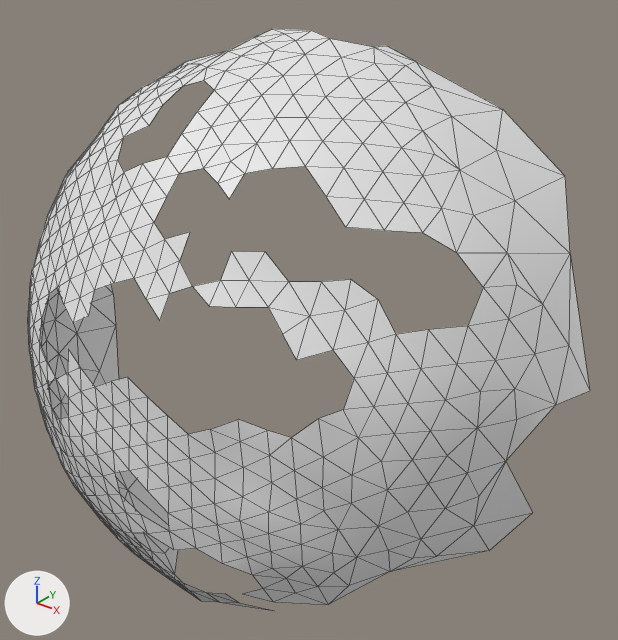
An edit to the OBJ model res/final/onecam_fullvolume/07/cleanedup/FullVolium.000139.obj, drawn before and after from the same camera.
The view is the same before and after, from a 50 mm camera at (367.4, 532.9, -62.0) aimed at (248.9, 681.0, -153.9). The axes (+X, +Y, +Z) are drawn at lower left. The lights are the same throughout. Mesh edges are drawn as thin lines. Where no turn or scale is listed for an object, it has been applied to the vertices.

Names of what the first picture shows: 'FullVolium.000139'.
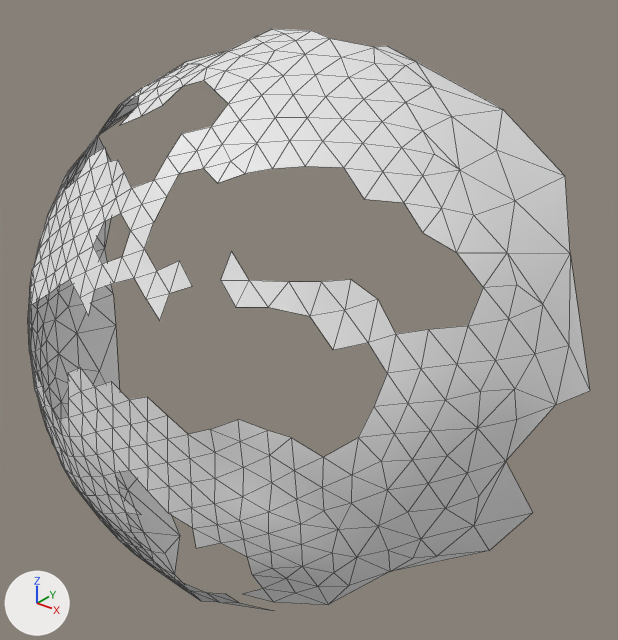
Pixel boxes (x1, y1, x2, y2) of what changed, in the pictures (618 x 640 px):
part 1 of me_fullvolium_000139, deleted: before (30, 90, 423, 457)
part 2 of me_fullvolium_000139, deleted: before (126, 513, 252, 575)

Diff of the bpy script that builds the scene:
```diff
--- a/res/final/onecam_fullvolume/07/cleanedup/FullVolium.000139.obj.py
+++ b/res/final/onecam_fullvolume/07/cleanedup/FullVolium.000139.obj.py
@@ me_fullvolium_000139 @@
 # used by ob_fullvolium_000139; location = (0.0, 0.0, 0.0)
-me_fullvolium_000139.from_pydata(...)  # 557 vertices, 985 faces; spans x 160.0..315.0, y 625.0..712.0, z -230.0..-88.0
+me_fullvolium_000139.from_pydata(...)  # 520 vertices, 890 faces; spans x 160.0..315.0, y 625.0..712.0, z -230.0..-88.0
+# me_fullvolium_000139 part 1
+# 33 vertices are removed from x 202.0..286.0, y 627.0..663.0, z -159.0..-101.0
+# 85 faces are deleted
+# me_fullvolium_000139 part 2
+# 4 vertices are removed from x 247.0..264.0, y 627.0..632.0, z -189.0..-183.0
+# 10 faces are deleted
```
